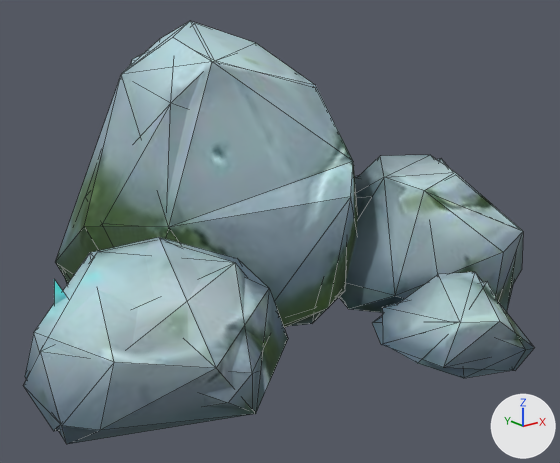
The glTF model veylan/assets/decor/v-rochers-semis.glb, before and after one commit.
Rendered twice from a camera (50 mm lens) standing at (-1.64, -2.13, 1.16) and looking at (0.0, -0.07, 0.34). Every picture has the same lights, and +X, +Y and +Z are marked at lower right. The picture after the commit comes second. Mesh edges are drawn as thin lines. Vertices at exactly the same position are counted once.

The scene before the commit, as lines of its bpy script (objects in view):
```python
me_v_rochers_semis = bpy.data.meshes.new('v-rochers-semis')
me_v_rochers_semis.from_pydata(...)  # 175 vertices, 313 faces; spans x -1.0..1.0, y -0.9..0.9, z 0.0..1.04
me_v_rochers_semis.materials.append(mat_v_rochers_semis)  # picture img_image_0
ob_v_rochers_semis = bpy.data.objects.new('v-rochers-semis', me_v_rochers_semis)
ob_v_rochers_semis.location = (0.0, 0.0, 0.0)
```
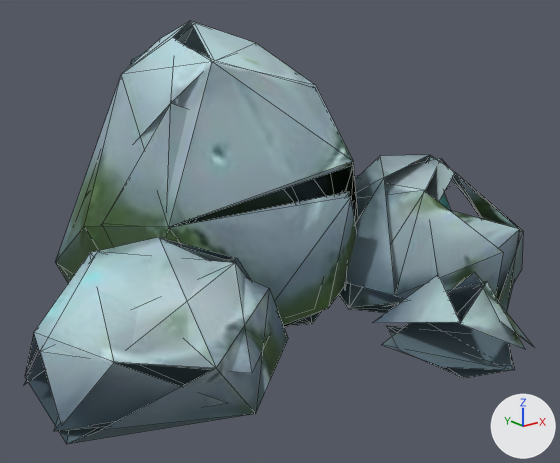
The change, as a diff of the scene's bpy script:
```diff
--- a/veylan/assets/decor/v-rochers-semis.glb.py
+++ b/veylan/assets/decor/v-rochers-semis.glb.py
@@ me_v_rochers_semis @@
 # used by ob_v_rochers_semis; location = (0.0, 0.0, 0.0)
-me_v_rochers_semis.from_pydata(...)  # 175 vertices, 313 faces; spans x -1.0..1.0, y -0.9..0.9, z 0.0..1.04
+me_v_rochers_semis.from_pydata(...)  # 179 vertices, 190 faces; spans x -1.0..1.0, y -0.9..0.9, z 0.0..1.04
+# me_v_rochers_semis part 1: the loose piece of 3 vertices spanning x -0.87..-0.76, y -0.17..-0.12, z 0.18..0.38 is deleted
+# me_v_rochers_semis part 2
+# 8 vertices are removed from x -0.4..0.45, y -0.72..0.02, z 0.01..0.13
+# 138 faces are deleted
+# 15 vertices are added at x -0.51..0.81, y -0.65..0.77, z 0.04..0.95
+# 16 new faces join them
 me_v_rochers_semis.materials.append(mat_v_rochers_semis)
```

What differs and where, as boxes (x1, y1, x2, y2) in the pictures (560 x 463 px):
part 1 of me_v_rochers_semis, deleted: before (54, 279, 67, 305)
part 2 of me_v_rochers_semis, cut back: before (24, 21, 534, 444); after (102, 25, 520, 378)
